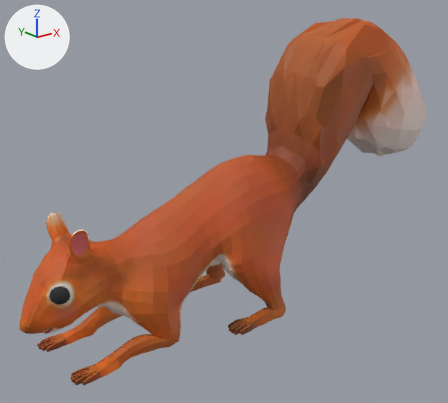
Two versions of the FBX model Capstone-Game/Assets/Resources/Animations/Squirrel Animations/Squirrel Eating.fbx, one commit apart.
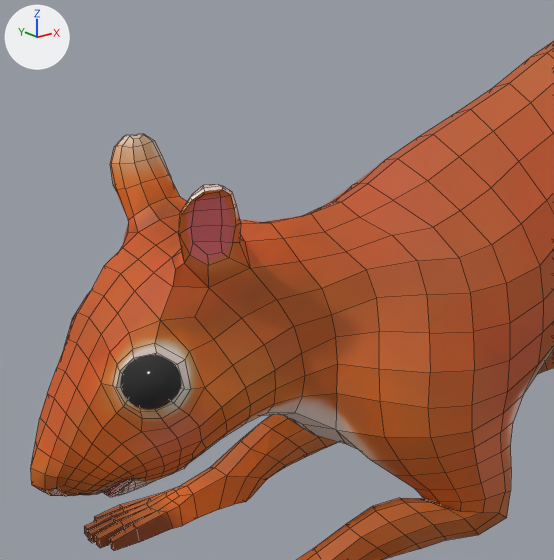
There are two pictures of each version: one whole from a camera (50 mm lens) standing at (-6.29, -6.55, 2.47) and looking at (-0.93, 0.15, -0.21), one close up on the part from 2% to 44% of the width and 42% to 88% of the height. Every picture has the same lights, and +X, +Y and +Z are marked at upper left. Both versions are drawn at frame 29 of the action 'Squirrel Armature|Eating'; the numbers are the values there. The close-ups show mesh edges as thin lines.

Objects in the first close-up: 'Squirrel', 'Squirrel Eyes'.
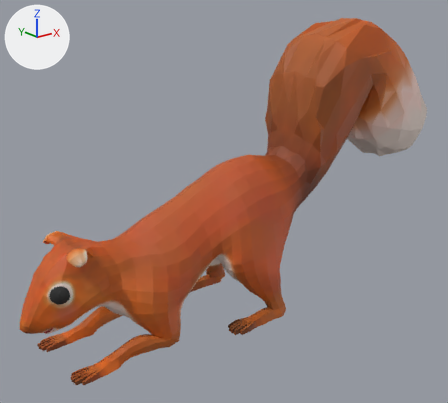
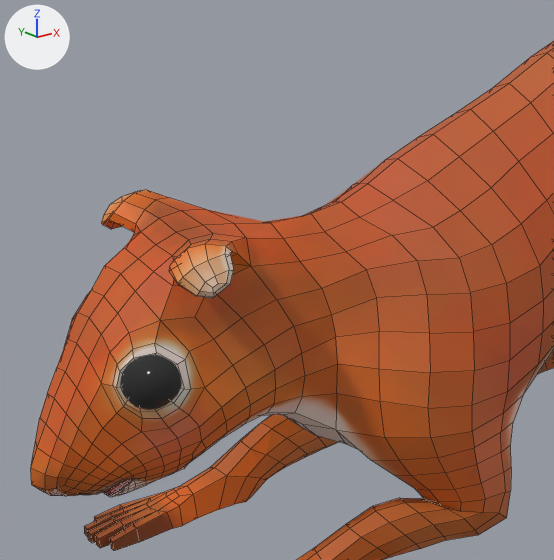
What differs and where, as boxes [x1, y1, x2, y2] in the close-ups (554 x 560 px):
```json
{"object": "Squirrel", "change": "posed", "before": [31, 41, 554, 560], "after": [31, 41, 554, 560]}
{"bone": "L_MiddleEar", "before": "(208, 249) to (205, 218)", "after": "(208, 249) to (196, 255)"}
{"bone": "L_TopEar", "before": "(205, 218) to (206, 187)", "after": "(196, 255) to (215, 293)"}
{"bone": "R_MiddleEar", "before": "(163, 215) to (142, 174)", "after": "(163, 215) to (122, 199)"}
{"bone": "R_TopEar", "before": "(142, 174) to (130, 136)", "after": "(122, 199) to (120, 219)"}
```

Edits to the scene script, one JSON object a line:
```json
{"block": "bone_l_middleear", "where": "bone_l_middleear = bpy.data.objects['Squirrel Armature'].pose.bones['L_MiddleEar']  # child of 'L_BottomEar'"}
{"op": "set", "path": "bone_l_middleear.rotation_quaternion", "old": "(1.0, 0.0, 0.0, 0.0)", "new": "(0.916, 0.304, -0.099, 0.242)", "note": "degrees (0, 0, 0) -> degrees (33, -19, 24)"}
{"block": "bone_l_topear", "where": "bone_l_topear = bpy.data.objects['Squirrel Armature'].pose.bones['L_TopEar']  # child of 'L_MiddleEar'"}
{"op": "set", "path": "bone_l_topear.rotation_quaternion", "old": "(1.0, 0.0, 0.0, 0.0)", "new": "(0.77, 0.634, 0.021, -0.074)", "note": "degrees (0, 0, 0) -> degrees (79, 7, -5)"}
{"block": "bone_r_middleear", "where": "bone_r_middleear = bpy.data.objects['Squirrel Armature'].pose.bones['R_MiddleEar']  # child of 'R_BottomEar'"}
{"op": "set", "path": "bone_r_middleear.rotation_quaternion", "old": "(1.0, 0.0, 0.0, 0.0)", "new": "(0.916, 0.304, 0.099, -0.242)", "note": "degrees (0, 0, 0) -> degrees (33, 19, -24)"}
{"block": "bone_r_topear", "where": "bone_r_topear = bpy.data.objects['Squirrel Armature'].pose.bones['R_TopEar']  # child of 'R_MiddleEar'"}
{"op": "set", "path": "bone_r_topear.rotation_quaternion", "old": "(1.0, 0.0, 0.0, 0.0)", "new": "(0.77, 0.634, -0.021, 0.074)", "note": "degrees (0, 0, 0) -> degrees (79, -7, 5)"}
```
